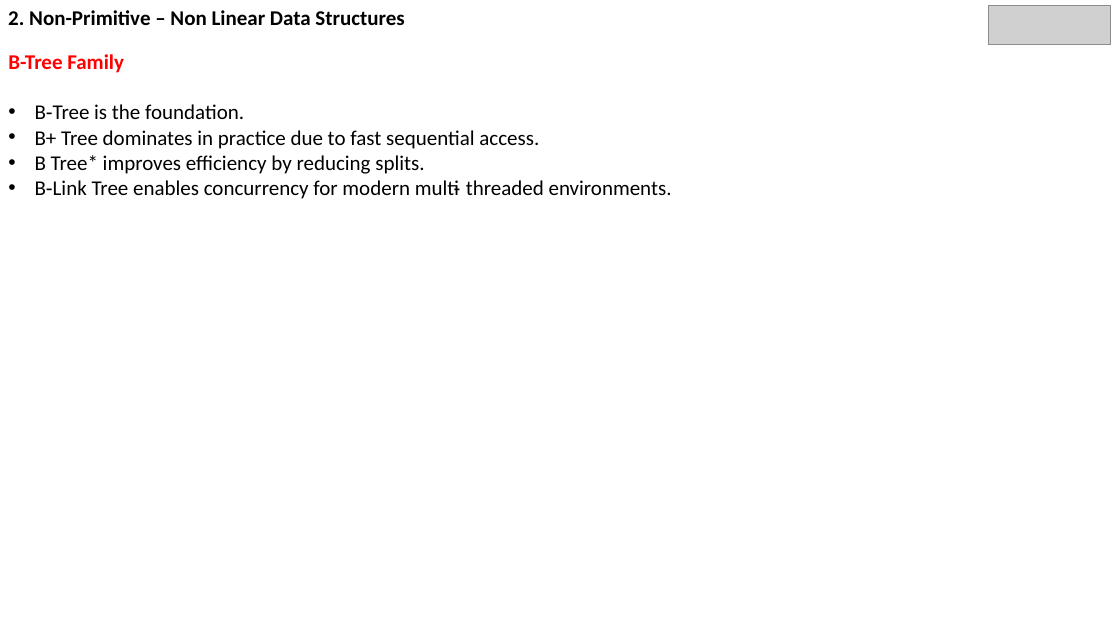
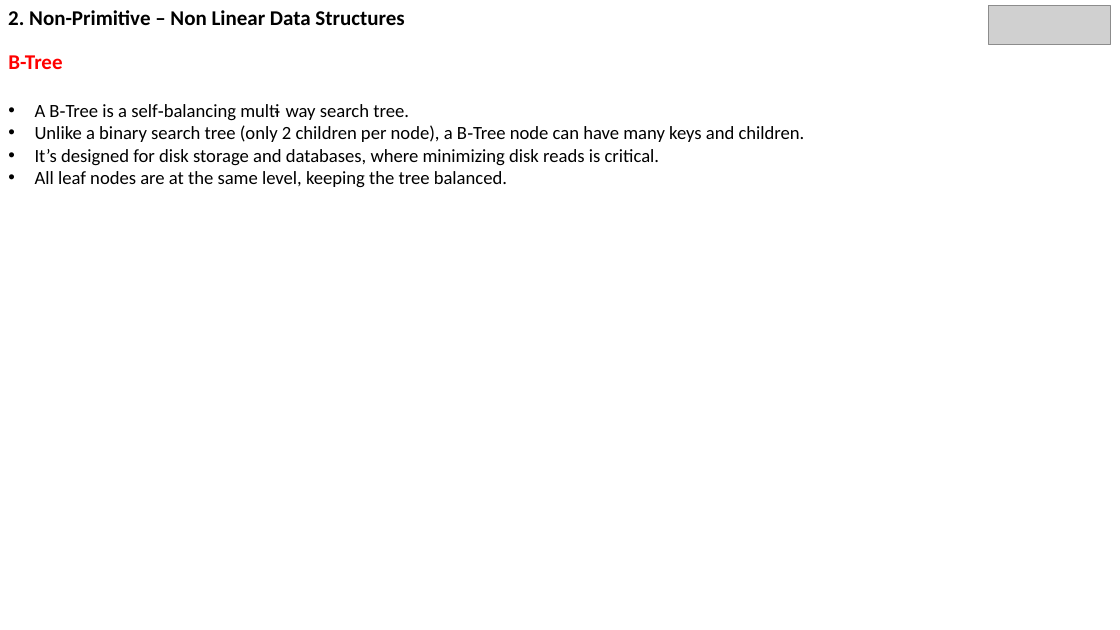
Before and after one commit to SMattaparthi-rgare/Non-Linear-Data-Structures-PPT, a slide deck: slide 5 of DataStructures3.pptx. Drawn at 1120x630 pixels with LibreOffice and Linux fonts; fonts in the diff are those of the drawing; grey boxes stand for pictures. Boxes give left, top, right and bottom in pixels: in the first picture for what was removed or moved away, otherwise in the second. Text is boxed around its words. In the diff, an @@ line names an element or a change of style, - is before the commit and + after.

```diff
--- a/DataStructures3.pptx
+++ b/DataStructures3.pptx
@@ text at (8, 55, 805, 188): text changed; size 18 to 16 pt @@
-B-Tree Family
-• B‑Tree is the foundation.
-• B+ Tree dominates in practice due to fast sequential access.
-• B Tree* improves efficiency by reducing splits.
-• B‑Link Tree enables concurrency for modern multi‑threaded environments.
+B-Tree
+• A B‑Tree is a self‑balancing multi‑way search tree.
+• Unlike a binary search tree (only 2 children per node), a B‑Tree node can have many keys and children.
+• It’s designed for disk storage and databases, where minimizing disk reads is critical.
+• All leaf nodes are at the same level, keeping the tree balanced.
```
Also in this commit, not shown: 37 other slides changed, 7 slides added, 25 slides removed.
